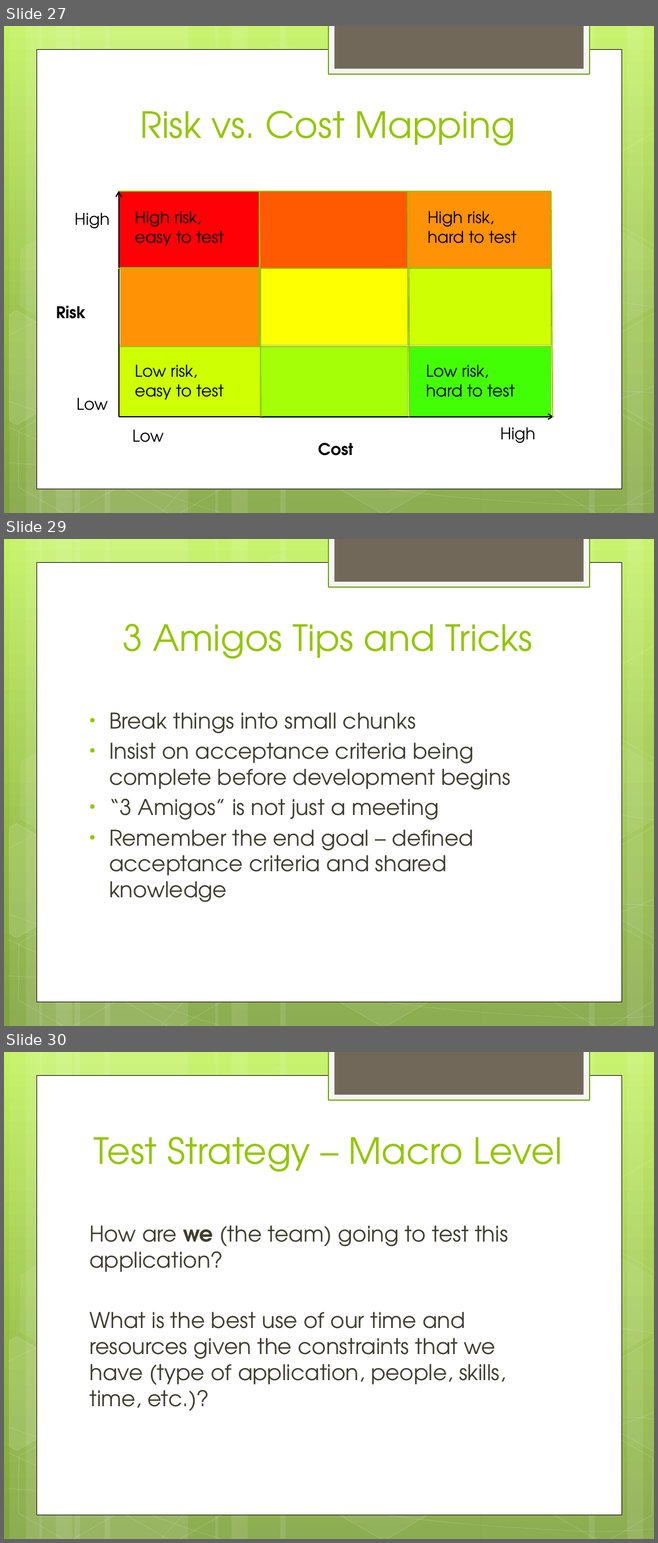
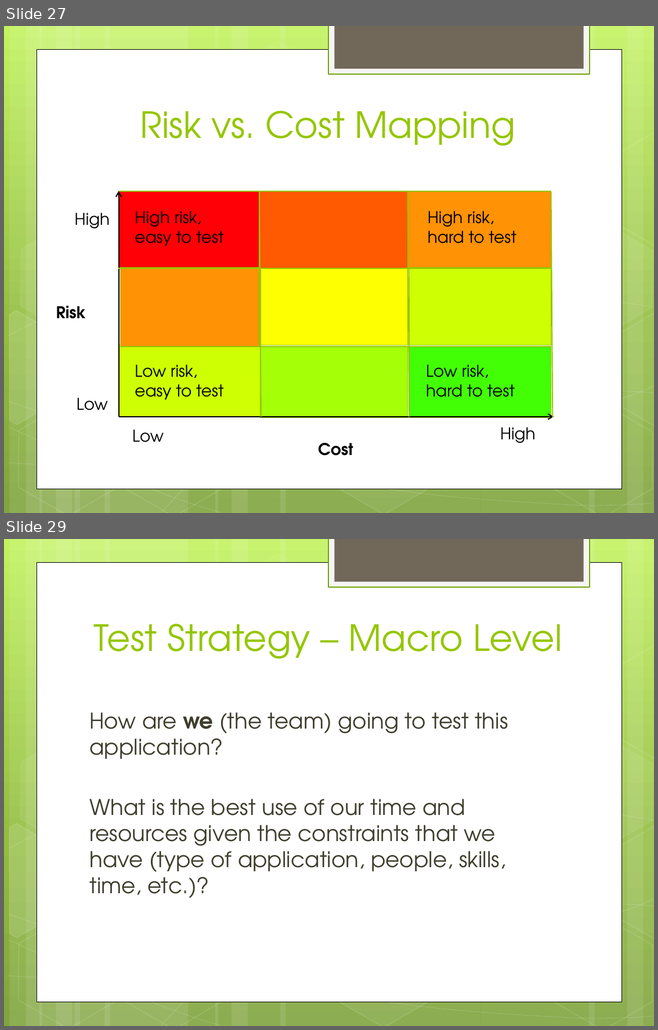
Before and after one commit to JonKruger/developing-an-automated-testing-strategy, a slide deck: Developing an Automated Testing Strategy.pptx. Shown one above the other, each under a label of ours: slides 27, 29 and 30 before the commit, slides 27 and 29 after it; the slides between them are not shown. The pictures are 658x1543 and 658x1030 pixels, drawn with LibreOffice and Linux fonts; fonts in the diff are those of the drawing. Boxes give left, top, right and bottom in pixels: in the first picture for what was removed or moved away, otherwise in the second. Text is boxed around its words. In the diff, an @@ line names an element or a change of style, - is before the commit and + after.

```diff
--- a/Developing an Automated Testing Strategy.pptx
+++ b/Developing an Automated Testing Strategy.pptx
@@ slide 29 removed at (x1=4, y1=539, x2=654, y2=1026), background gradient #C3F35F to #93BF3F to #81A53E; not listed: 31 template elements that a slide beside it also shows @@
@@ title removed at (x1=123, y1=624, x2=532, y2=659) @@
-3 Amigos Tips and Tricks
@@ text removed at (x1=109, y1=712, x2=510, y2=902) @@
-• Break things into small chunks
-• Insist on acceptance criteria being complete before development begins
-• “3 Amigos” is not just a meeting
-• Remember the end goal – defined acceptance criteria and shared knowledge
@@ what was slide 30 is now slide 29 @@
```
Also in this commit, not shown: 3 slides changed.
